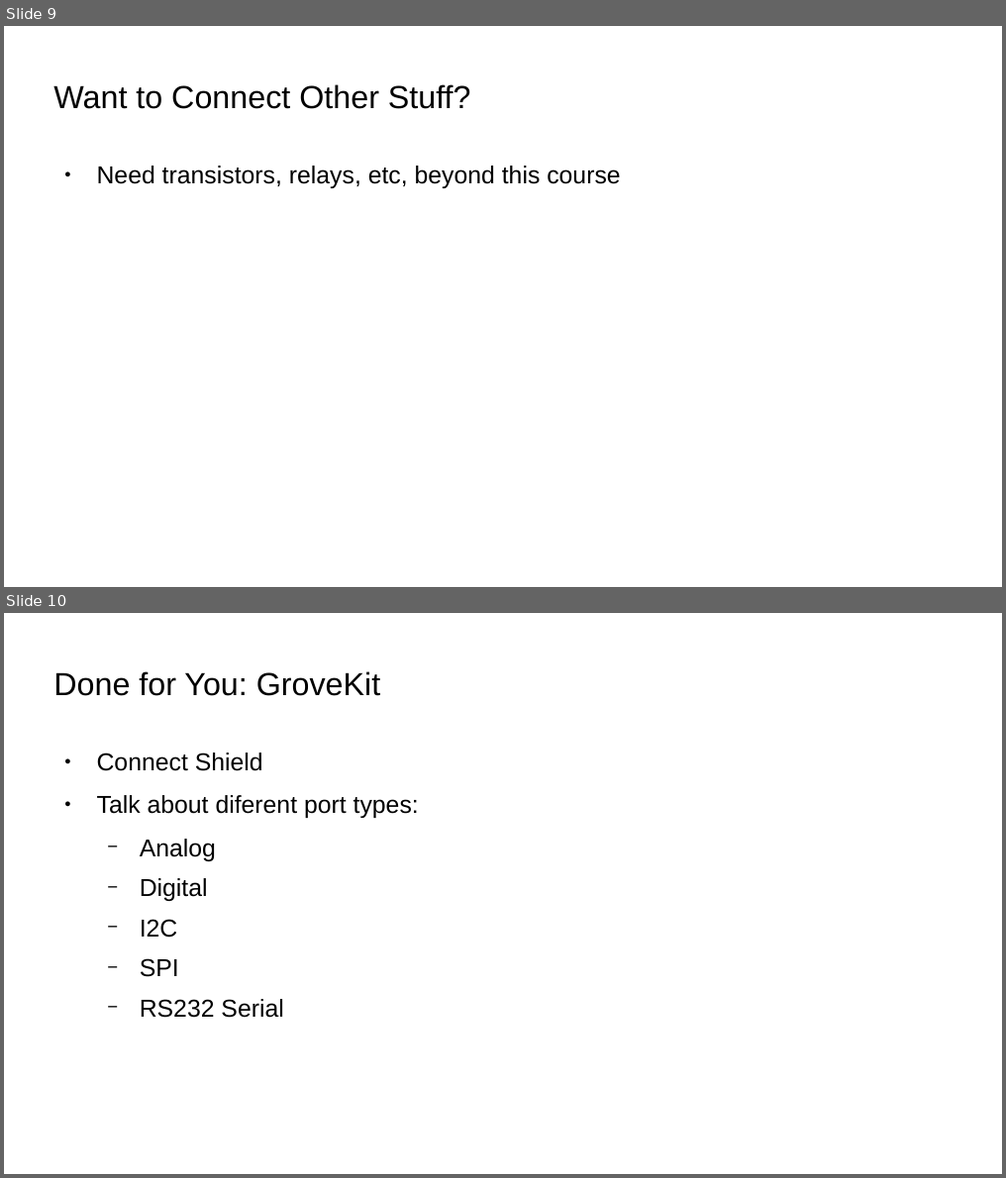
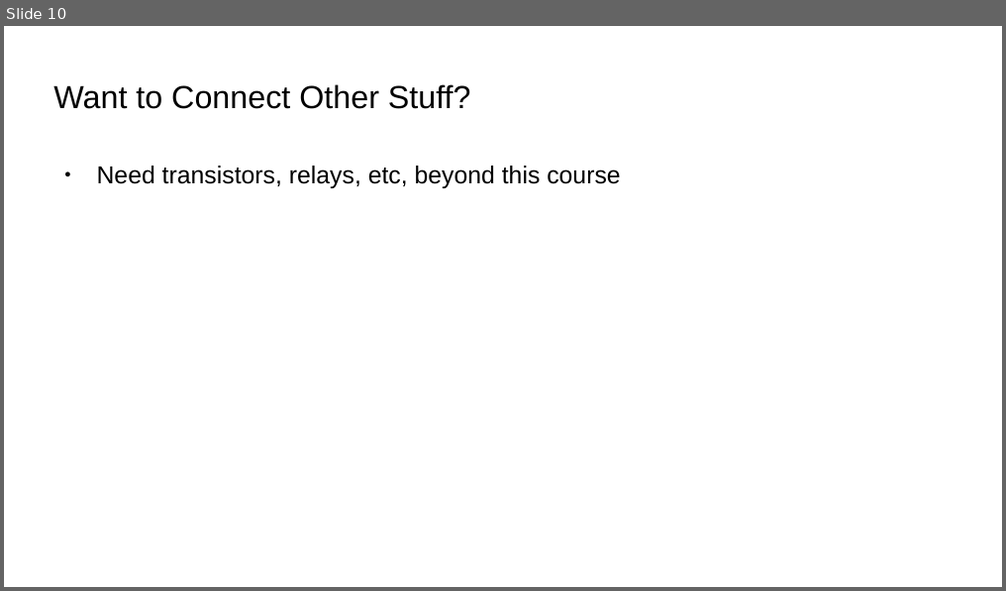
Before and after one commit to bradakelly/ArduinoDevelopmentWorkshop, a slide deck: CourseSlideshow.odp. Shown one above the other, each under a label of ours: slides 9 and 10 before the commit, slide 10 after it. The pictures are 1006x1178 and 1006x591 pixels, drawn with LibreOffice and Linux fonts; fonts in the diff are those of the drawing; background and template pictures are left out. Boxes give left, top, right and bottom in pixels: in the first picture for what was removed or moved away, otherwise in the second. Text is boxed around its words. In the diff, an @@ line names an element or a change of style, - is before the commit and + after.

```diff
--- a/CourseSlideshow.odp
+++ b/CourseSlideshow.odp
@@ slide 10 removed at (4,613,1002,1174), background picture (left out) @@
@@ title removed at (54,671,380,696) @@
-Done for You: GroveKit
@@ text removed at (97,753,419,1018) @@
-● Connect Shield
-● Talk about diferent port types:
-  − Analog
-  − Digital
-  − I2C
-  − SPI
-  − RS232 Serial
@@ what was slide 9 is now slide 10 @@
```
Also in this commit, not shown: 1 slide changed, 12 slides added, 5 other slides removed.
